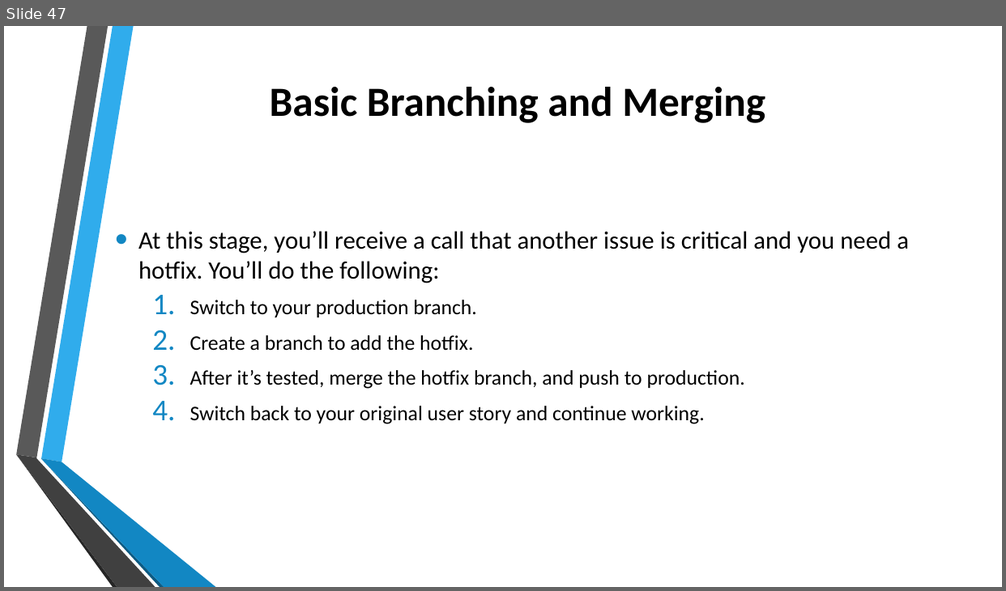
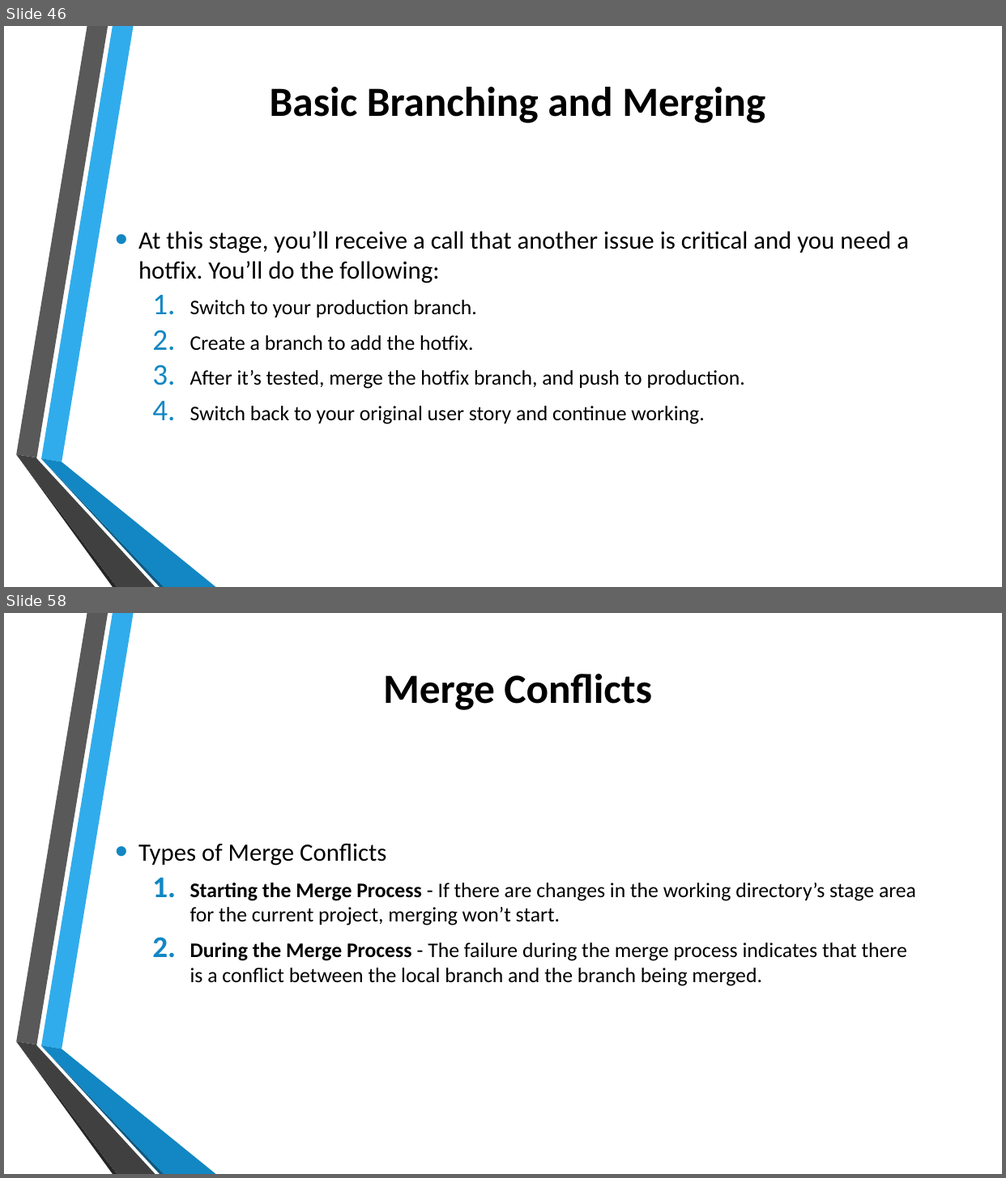
Before and after one commit to errol20/GitPPT, a slide deck: Version Control using Git.pptx. Shown one above the other, each under a label of ours: slide 47 before the commit, slides 46 and 58 after it; the slides between them are not shown. The pictures are 1006x591 and 1006x1178 pixels, drawn with LibreOffice and Linux fonts; fonts in the diff are those of the drawing; background and template pictures are left out. Boxes give left, top, right and bottom in pixels: in the first picture for what was removed or moved away, otherwise in the second. Text is boxed around its words. In the diff, an @@ line names an element or a change of style, - is before the commit and + after.

```diff
--- a/Version Control using Git.pptx
+++ b/Version Control using Git.pptx
@@ slide 58 added at [4, 613, 1002, 1174], background picture (left out); not listed: 6 template elements that a slide beside it also shows @@
@@ title added at [383, 674, 652, 710], 40 pt, text #000000, bold @@
+Merge Conflicts
@@ text added at [138, 843, 916, 986], 20 pt, text #000000 @@
+• Types of Merge Conflicts
+  1. Starting the Merge Process - If there are changes in the working directory’s stage area for the current project, merging won’t start.
+  2. During the Merge Process - The failure during the merge process indicates that there is a conflict between the local branch and the branch being merged.
@@ what was slide 47 is now slide 46 @@
```
Also in this commit, not shown: 19 other slides added, 1 slide removed.
